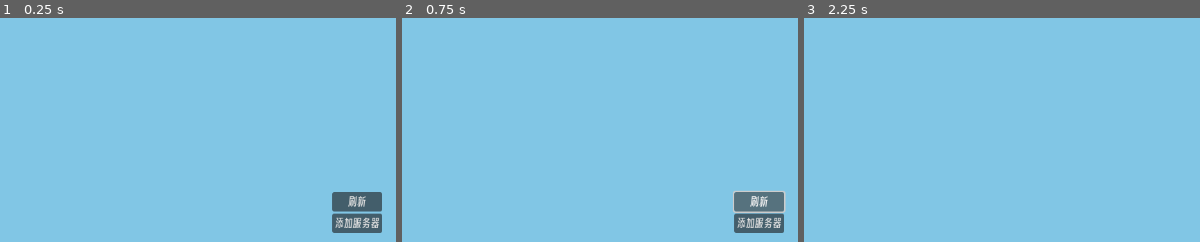
Above: before the commit, frames 1-3 (left to right).
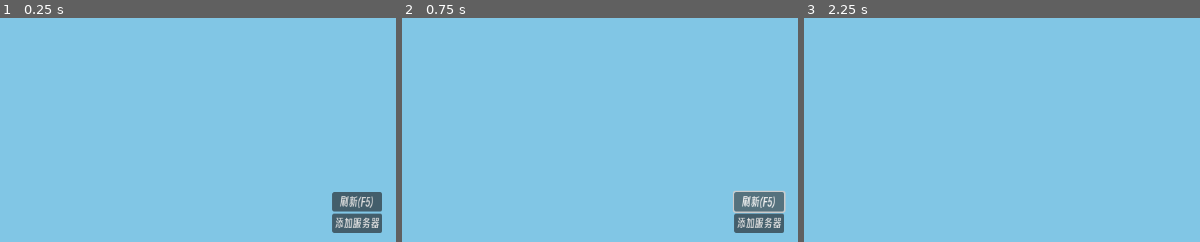
Above: after the commit, the same moments.

Repository: xuezhaju/Campfire-
Game: Godot game, scene res://scene/main_ui.tscn
The game is run twice, just before and just after one commit, with the same random seed, the same clock (stepped at 60 frames per second) and the same inputs.
Inputs:
- Up to frame 1 (0.25 s): no input
- Up to frame 2 (0.75 s): click "刷新" (after the commit: "刷新(F5)") at 0.5 s
- Up to frame 3 (2.25 s): click "服务器列表" at 1.25 s; click "启动器设置" at 2 s
The pictures show only the part of the screen within x 50-100%, y 50-100%; the shares and areas given below are measured in that part.

The runs differ from the first frame. In frame 1, 0.3% of the frame differs, in the area x 85-95%, y 79-85%; in frame 2, 0.3%; in frame 3, nothing differs.

Commit message:
置顶功能完善

Diff:
--- a/scene/main_ui.tscn
+++ b/scene/main_ui.tscn
@@ -99,7 +99,7 @@
 offset_top = 576.0
 offset_right = 1132.0
 offset_bottom = 604.0
-text = "刷新"
+text = "刷新(F5)"
 
 [node name="AddServerSettings" type="Control" parent="."]
 visible = false
--- a/scene/server_list.gd
+++ b/scene/server_list.gd
@@ -11,16 +11,49 @@
 var ip_text := ""
 var port_text := ""
 
+var server_options_scene = preload("res://scene/server_options.tscn")
+var server_options_popup: PopupPanel
+
 var save_path :String = "C:/Users/Campfire"
 
 func _ready():
 	port.text = "端口：" + port_text
 	load_servers()
 
+	# 初始化服务器选项弹窗
+	server_options_popup = server_options_scene.instantiate()
+	add_child(server_options_popup)
+	server_options_popup.hide()
+
+	# 连接选项弹窗的信号
+	server_options_popup.connect("remove_server", _on_remove_server_requested)
+	server_options_popup.connect("refresh_server", _on_refresh_server_requested)
+	server_options_popup.move_to_top.connect(_on_move_to_top_requested)  # 新增这行
+
+func _on_server_label_clicked(server: Dictionary):
+	# 显示选项弹窗
+	server_options_popup.set_server_info(server.ip, server.port)
+	server_options_popup.popup_centered()
+
+func _on_remove_server_requested(ip: String, port: int):
+	remove_server(ip, port)
+	server_options_popup.hide()
+
+func _on_refresh_server_requested(ip: String, port: int):
+	for server in server_list:
+		if server.ip == ip and server.port == port:
+			_query_server(server)
+			break
+	server_options_popup.hide()
+
+
+
 func _process(delta):
 	add_server_settings.visible = Global.is_create
 	add_server_settings.process_mode = Node.PROCESS_MODE_INHERIT if Global.is_create else Node.PROCESS_MODE_DISABLED
 
+	if Input.is_key_pressed(KEY_F5):
+		load_servers()
 
 	# 更新所有服务器的计时器
 	for server in server_list:
@@ -166,6 +199,15 @@
 	style.bg_color = Color(0.1, 0.1, 0.1, 0.8)
 	style.set_content_margin_all(10)
 	rich_text_label.set("theme_override_styles/normal", style)
+
+	# 添加点击检测
+	rich_text_label.gui_input.connect(func(event):
+		if event is InputEventMouseButton and event.pressed and event.button_index == MOUSE_BUTTON_LEFT:
+			for server in server_list:
+				if server.label == rich_text_label:
+					_on_server_label_clicked(server)
+					break
+	)
 
 	$VBoxContainer.add_child(rich_text_label)
 	return rich_text_label
@@ -207,3 +249,53 @@
 
 func _on_f_5_pressed() -> void:
 	load_servers()
+
+# 在主脚本中添加以下代码：
+
+func _on_move_to_top_requested(ip: String, port: int):
+	# 读取当前配置文件
+	var config = ConfigFile.new()
+	var err = config.load("C:/Users/Campfire")
+	if err != OK:
+		print("无法加载服务器配置文件")
+		return
+
+	# 找出要置顶的服务器
+	var target_section = ""
+	var target_data = {}
+	var other_sections = []
+
+	# 收集所有服务器并找到目标服务器
+	for section in config.get_sections():
+		var server_ip = config.get_value(section, "ip")
+		var server_port = config.get_value(section, "port")
+
+		if server_ip == ip and server_port == port:
+			target_section = section
+			target_data = {"ip": server_ip, "port": server_port}
+		else:
+			other_sections.append({"section": section, "ip": server_ip, "port": server_port})
+
+	if target_section == "":
+		print("未找到要置顶的服务器")
+		return
+
+	# 重新排序服务器（目标服务器到顶部）
+	var new_config = ConfigFile.new()
+
+	# 添加目标服务器为第一个
+	new_config.set_value("server_0", "ip", target_data.ip)
+	new_config.set_value("server_0", "port", target_data.port)
+
+	# 添加其他服务器，重新编号
+	for i in range(other_sections.size()):
+		var server = other_sections[i]
+		new_config.set_value("server_%d" % (i + 1), "ip", server.ip)
+		new_config.set_value("server_%d" % (i + 1), "port", server.port)
+
+	# 保存新配置
+	new_config.save("C:/Users/Campfire")
+	print("服务器已置顶")
+
+	# 重新加载服务器列表
+	load_servers()
--- /dev/null
+++ b/scene/server_options.tscn
@@ -0,0 +1,13 @@
+[gd_scene load_steps=2 format=3 uid="uid://dr6yy2jhsrdtk"]
+
+[ext_resource type="Script" uid="uid://crftsj6btlv7d" path="res://scripts/server_options.gd" id="1_5yr0a"]
+
+[node name="PopupPanel" type="PopupPanel"]
+title = "请选择操作"
+initial_position = 1
+size = Vector2i(300, 200)
+visible = true
+borderless = false
+always_on_top = true
+min_size = Vector2i(300, 200)
+script = ExtResource("1_5yr0a")
--- /dev/null
+++ b/scripts/server_options.gd
@@ -0,0 +1,72 @@
+extends PopupPanel
+
+signal remove_server(ip: String, port: int)
+signal refresh_server(ip: String, port: int)
+signal move_to_top(ip: String, port: int)
+
+var current_ip: String = ""
+var current_port: int = 0
+
+func set_server_info(ip: String, port: int):
+	current_ip = ip
+	current_port = port
+
+func _ready():
+	# 主居中容器
+	var center = CenterContainer.new()
+	center.size_flags_horizontal = Control.SIZE_EXPAND_FILL
+	center.size_flags_vertical = Control.SIZE_EXPAND_FILL
+	add_child(center)
+
+	# 垂直按钮容器
+	var vbox = VBoxContainer.new()
+	vbox.size_flags_horizontal = Control.SIZE_SHRINK_CENTER
+	vbox.size_flags_vertical = Control.SIZE_SHRINK_CENTER
+	vbox.alignment = BoxContainer.ALIGNMENT_CENTER  # Godot 4.0+
+	center.add_child(vbox)
+
+	# 按钮样式
+	var btn_style = StyleBoxFlat.new()
+	btn_style.bg_color = Color(0.2, 0.2, 0.2)
+	btn_style.corner_radius_top_left = 4
+	btn_style.corner_radius_top_right = 4
+	btn_style.corner_radius_bottom_right = 4
+	btn_style.corner_radius_bottom_left = 4
+	btn_style.set_content_margin_all(8)
+
+	# 置顶按钮
+	var top_btn = Button.new()
+	top_btn.text = "置顶服务器"
+	top_btn.custom_minimum_size = Vector2(200, 40)
+	top_btn.add_theme_stylebox_override("normal", btn_style)
+	top_btn.pressed.connect(_on_top_button_pressed)
+	vbox.add_child(top_btn)
+
+	# 删除按钮
+	var remove_btn = Button.new()
+	remove_btn.text = "删除服务器"
+	remove_btn.custom_minimum_size = Vector2(200, 40)
+	remove_btn.add_theme_stylebox_override("normal", btn_style)
+	remove_btn.pressed.connect(_on_remove_button_pressed)
+	vbox.add_child(remove_btn)
+
+	# 取消按钮
+	var cancel_btn = Button.new()
+	cancel_btn.text = "取消"
+	cancel_btn.custom_minimum_size = Vector2(200, 40)
+	cancel_btn.add_theme_stylebox_override("normal", btn_style)
+	cancel_btn.pressed.connect(hide)
+	vbox.add_child(cancel_btn)
+
+	# 按钮间间距
+	vbox.add_theme_constant_override("separation", 10)
+
+func _on_remove_button_pressed():
+	emit_signal("remove_server", current_ip, current_port)
+	hide()
+
+
+# 在您的 PopupPanel 脚本中添加这个函数
+func _on_top_button_pressed():
+	emit_signal("move_to_top", current_ip, current_port)
+	hide()
Not shown, added: scripts/server_options.gd.uid
